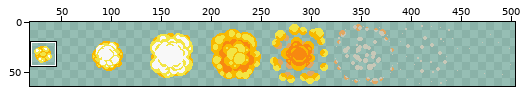
Two versions of one sprite sheet, gfx/explosion.png. Above, an overview of the earlier version with the close-up marked.
Close-up. The starting point:
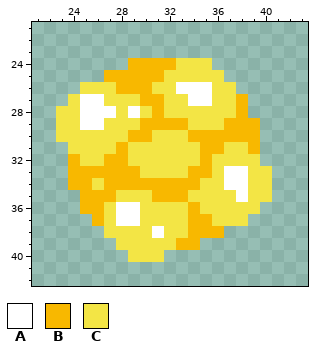
The file is 512x64 pixels. Shown: x 21..43, y 21..42. The wide view leaves out empty margins. The commit also changed other parts of the picture, which this record leaves out.
Palette (. is transparent): A #ffffff  B #f8b800  C #f3e545
The result:
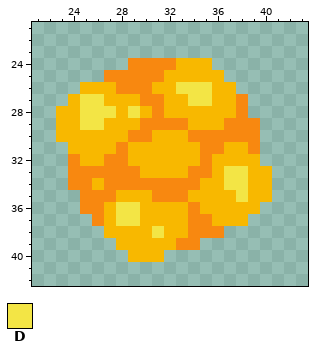
Colours new in this view: D #f3e545
Change:
Colour B changes from #f8b800 to #f88810.
Colour C changes from #f3e545 to #f8b800.
Colour D replaces colour A in row 26 at x 33 to 35; in row 27 at x 25 to 26 and 34 to 35; in row 28 at x 25 to 27 and 29; in row 29 at x 25 to 26; in rows 33 to 34 at x 37 to 38; in row 35 at x 38.
Colour D replaces colour A in rows 36 to 37 at x 28 to 29; in row 38 at x 31.
